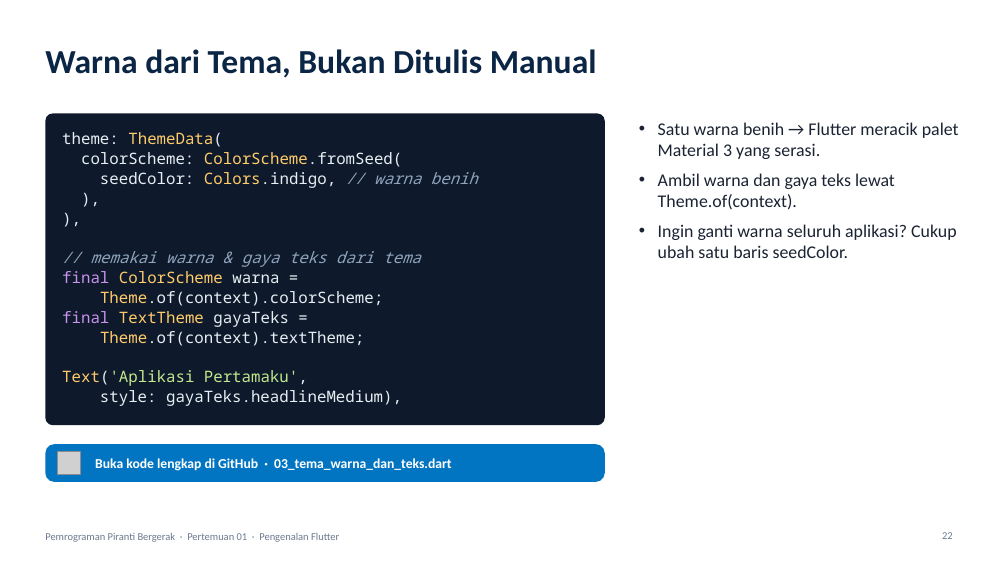
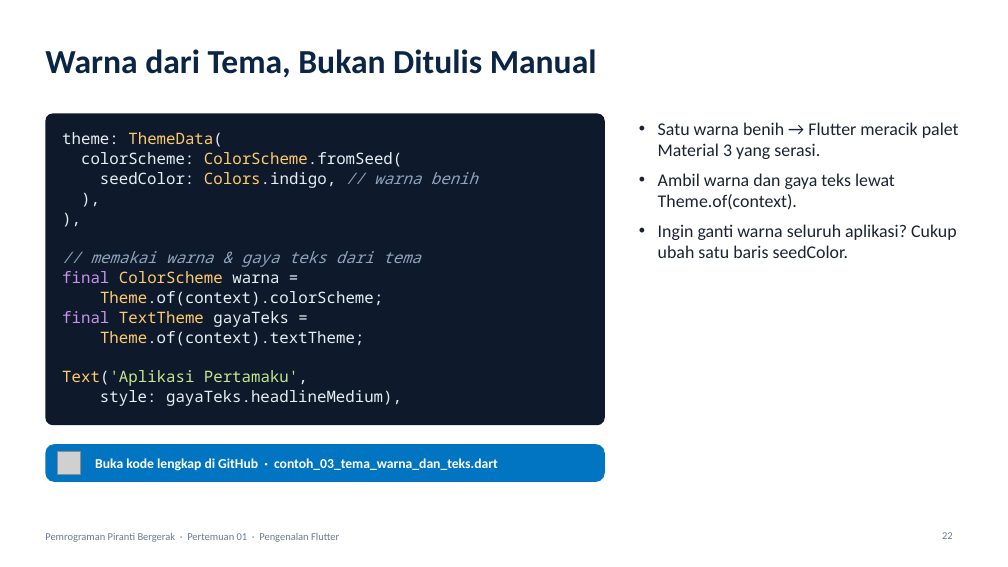
Before and after one commit to antonprafanto/mobile2026, a slide deck: slide 22 of pertemuan_01_pengenalan_flutter/slide/PERTEMUAN_01_Pengenalan_Flutter.pptx. Drawn at 1008x567 pixels with LibreOffice and Linux fonts; fonts in the diff are those of the drawing; grey boxes stand for pictures. Boxes give left, top, right and bottom in pixels: in the first picture for what was removed or moved away, otherwise in the second. Text is boxed around its words. In the diff, an @@ line names an element or a change of style, - is before the commit and + after.

```diff
--- a/pertemuan_01_pengenalan_flutter/slide/PERTEMUAN_01_Pengenalan_Flutter.pptx
+++ b/pertemuan_01_pengenalan_flutter/slide/PERTEMUAN_01_Pengenalan_Flutter.pptx
@@ text in rounded rectangle at (95,458,498,471): text changed @@
-Buka kode lengkap di GitHub · 03_tema_warna_dan_teks.dart
+Buka kode lengkap di GitHub · contoh_03_tema_warna_dan_teks.dart
```
Also in this commit, not shown: 5 other slides changed, 32 other files.
